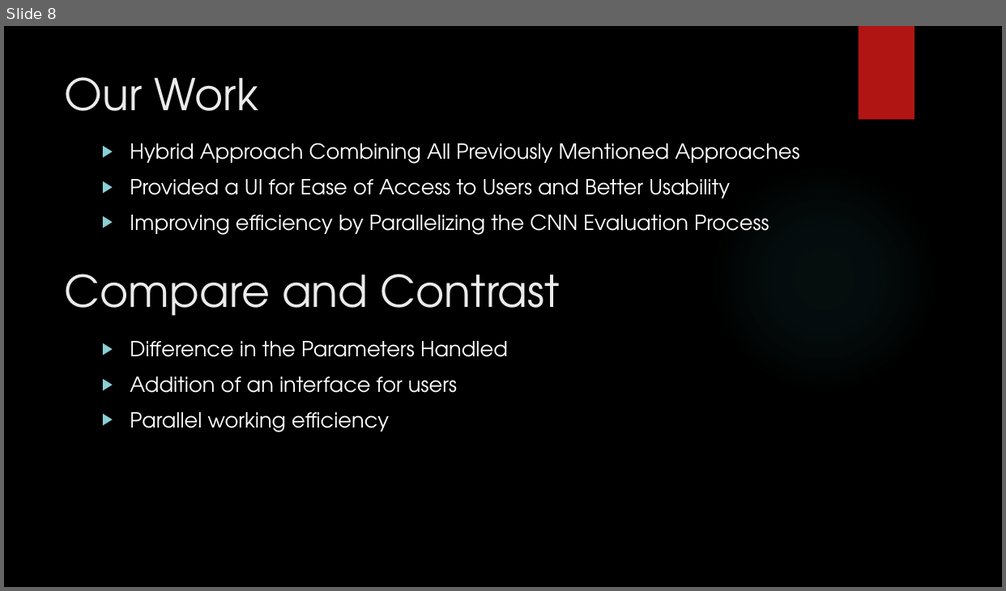
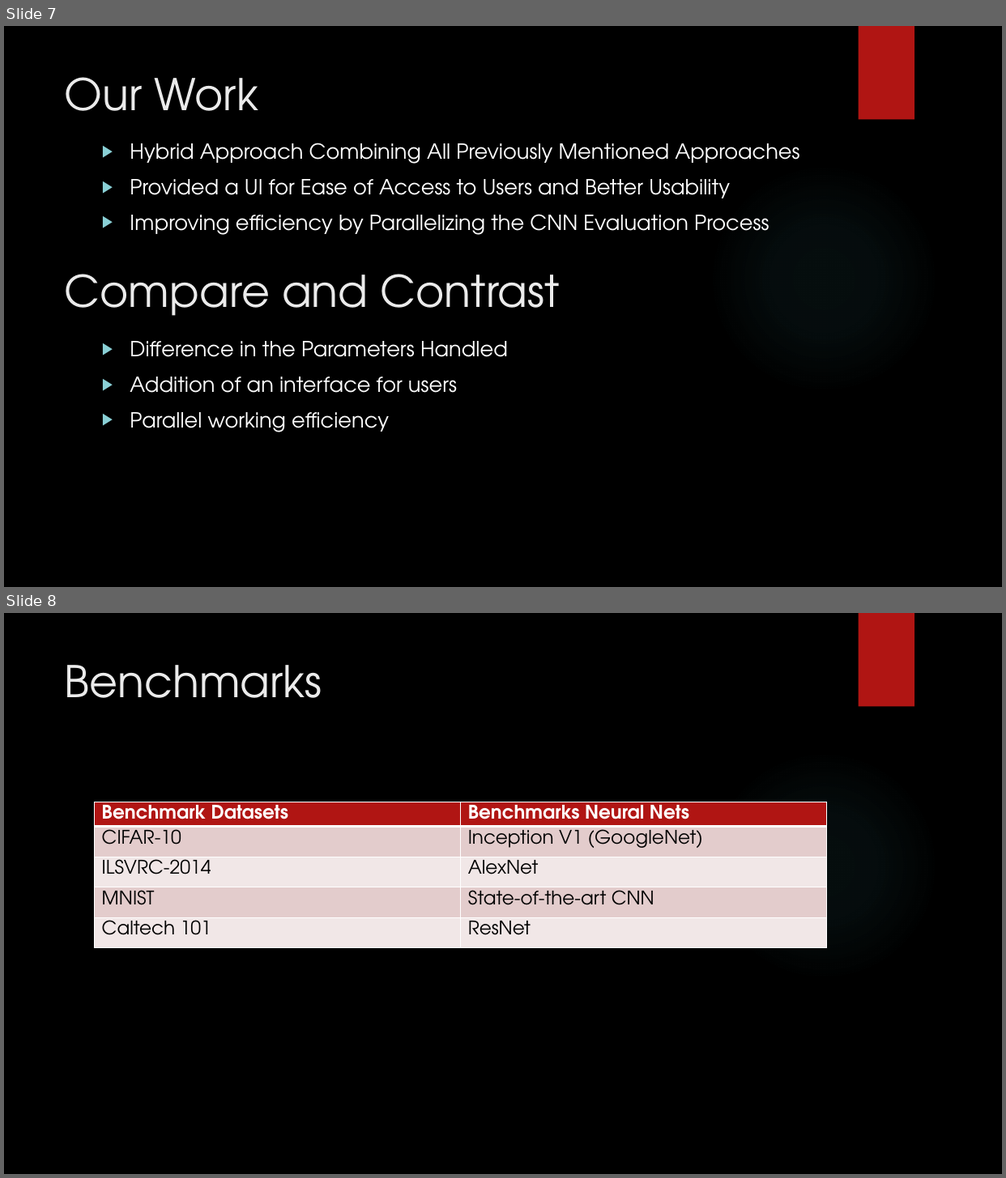
Before and after one commit to mohsin-ashraf/Neuroevolution-of-CNN, a slide deck: documentation/university-requisite/proposal-presentation/Nature Inspired CNNs Optimization.pptx. Shown one above the other, each under a label of ours: slide 8 before the commit, slides 7 and 8 after it. The pictures are 1006x591 and 1006x1178 pixels, drawn with LibreOffice and Linux fonts; fonts in the diff are those of the drawing; background and template pictures are left out. Boxes give left, top, right and bottom in pixels: in the first picture for what was removed or moved away, otherwise in the second. Text is boxed around its words. In the diff, an @@ line names an element or a change of style, - is before the commit and + after.

```diff
--- a/documentation/university-requisite/proposal-presentation/Nature Inspired CNNs Optimization.pptx
+++ b/documentation/university-requisite/proposal-presentation/Nature Inspired CNNs Optimization.pptx
@@ slide 8 added at (x1=4, y1=613, x2=1002, y2=1174), background picture (left out); not listed: 2 template elements that a slide beside it also shows @@
@@ title added at (x1=65, y1=665, x2=322, y2=698), 42 pt, text #EBEBEB @@
+Benchmarks
@@ table added at (x1=95, y1=802, x2=827, y2=953), 5 rows, 2 columns @@
+Benchmark Datasets | Benchmarks Neural Nets
+CIFAR-10 | Inception V1 (GoogleNet)
+ILSVRC-2014 | AlexNet
+MNIST | State-of-the-art CNN
+Caltech 101 | ResNet
@@ what was slide 8 is now slide 7 @@
```
Also in this commit, not shown: 1 slide changed, 1 other slide added, 2 slides removed.
